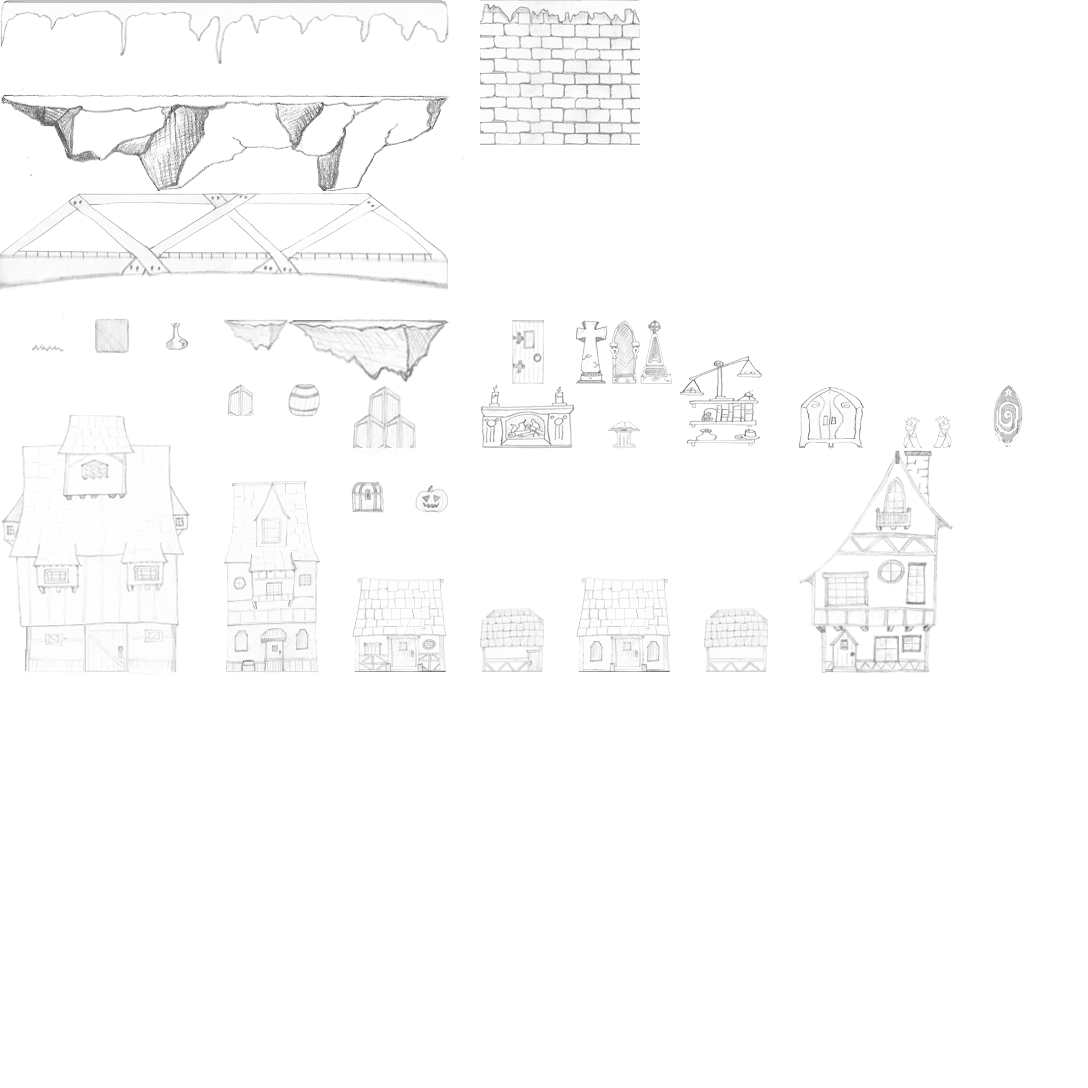
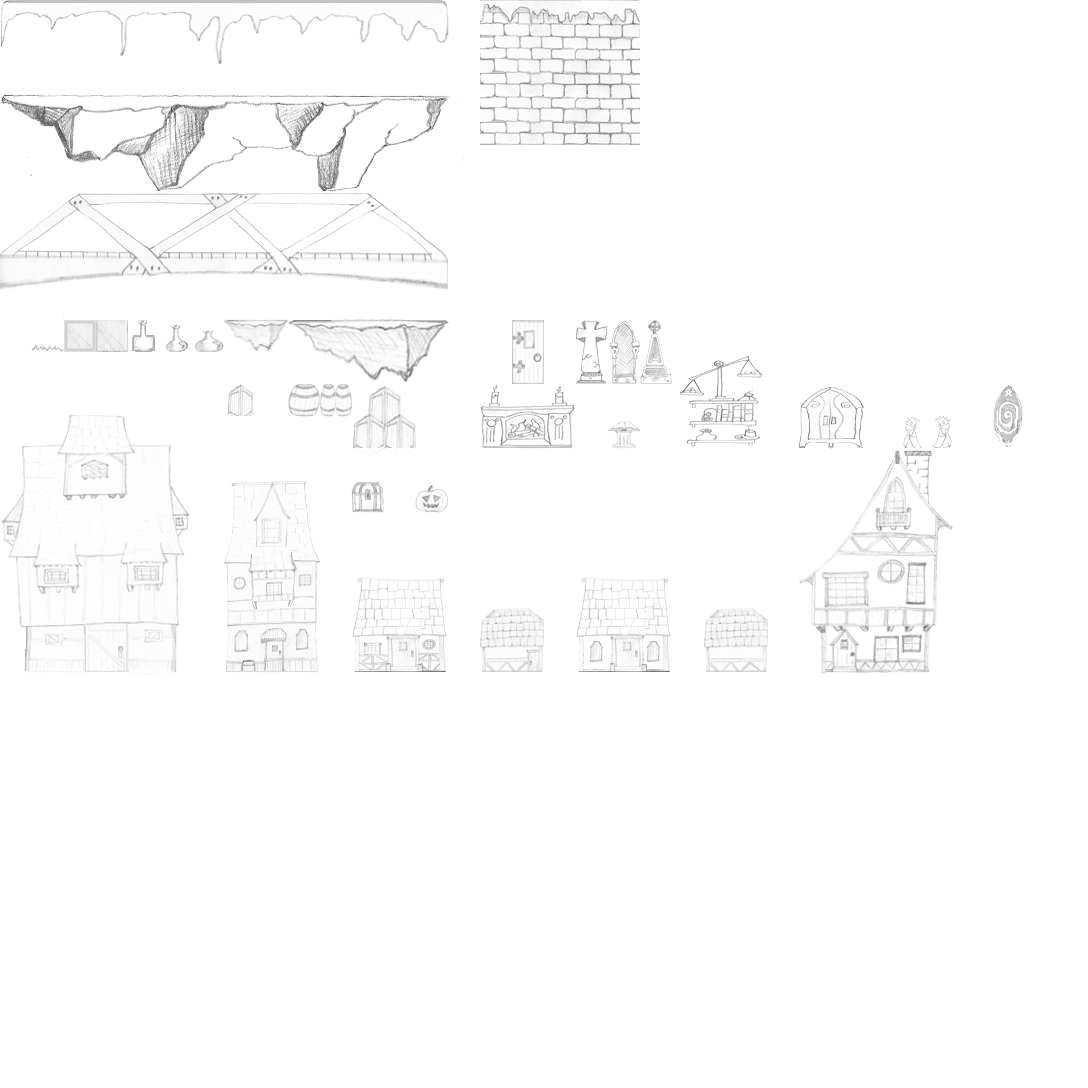
Layer changes from the first 1088x1088 image to the second:
renamed "Layer 0" to "Layer 13", moved it above "Layer 12", painted on it over [64, 318, 544, 417]
renamed "Layer 8" to "Layer 12", painted on it over [64, 318, 544, 417]
